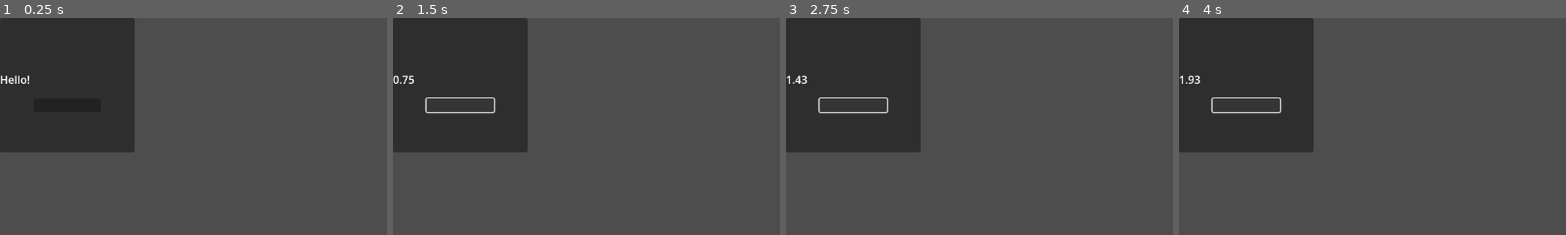
Above: before the commit, frames 1-4 (left to right).
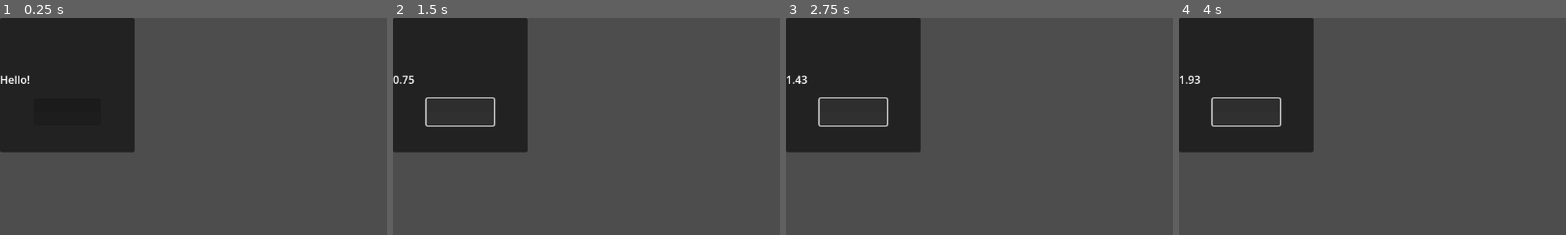
Above: after the commit, the same moments.

Repository: Ruben-Hartenstein/computer_games
Game: Godot game, scene res://panel.tscn
Same seed, same stepped clock (60 frames per second), same inputs: the game is played once before the commit and once after it.
Inputs (mouse positions are % of the whole screen's width and height, from its top left; square brackets give the same spot before the commit, where the layout moved):
- Up to frame 1 (0.25 s): no input
- Up to frame 2 (1.5 s): click (9, 20) at 0.5 s; click (9, 22) [9, 20] at 1.25 s
- Up to frame 3 (2.75 s): click (9, 20) at 2 s
- Up to frame 4 (4 s): click (9, 22) [9, 20] at 2.75 s; click (9, 20) at 3.5 s
The pictures show only the part of the screen within x 0-50%, y 0-50%; the shares and areas given below are measured in that part.

The runs differ from the first frame. In frame 2, 0.3% of the frame differs, in the area x 8-27%, y 42-50%; in frame 3, 0.3%; in frame 4, 0.3%.

Commit message:
exercise_01 creating nodes with script

Diff:
--- a/exercise_01/scripting/counter.gd
+++ b/exercise_01/scripting/counter.gd
@@ -2,7 +2,8 @@
 
 extends Panel
 
-# Declare the child nodes
+# Declare the nodes
+var panel
 var label
 var button
 
@@ -11,9 +12,23 @@
 
 # Called when the node enters the scene tree for the first time.
 func _ready():
-	# Get the label and button nodes
-	label = $Label
-	button = $Button
+
+	# Create the panel
+	panel = Panel.new()
+	panel.size = Vector2(200, 200)
+	self.add_child(panel)
+
+	# Create the label
+	label = Label.new()
+	label.size = Vector2(200, 40)
+	label.position = Vector2(0, (panel.size.y - label.size.y) / 2)
+	panel.add_child(label)
+
+	# Create the button
+	button = Button.new()
+	button.size = Vector2(100, 40)
+	button.position = Vector2(50, 120)
+	panel.add_child(button)
 
 	# Update the text of the label
 	label.text = "Hello!"
Not shown, added: exercise_01/scripting/scripting.zip
